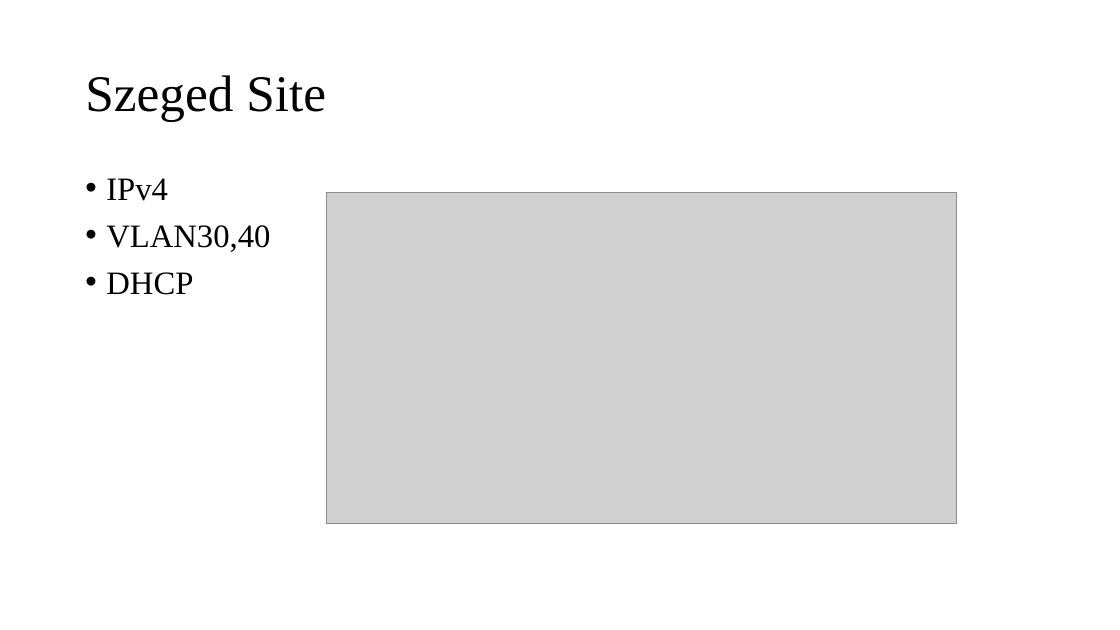
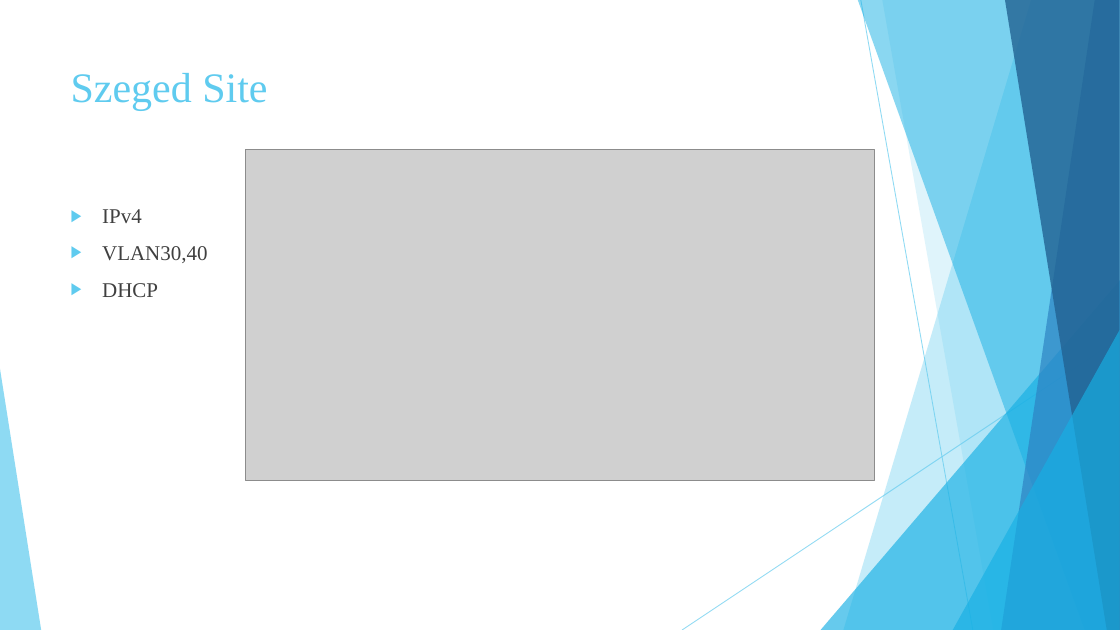
Before and after one commit to BalaWW/NetWorks, a slide deck: slide 6 of NetWorks Presentation.pptx. Drawn at 1120x630 pixels with LibreOffice and Linux fonts; fonts in the diff are those of the drawing; grey boxes stand for pictures. Boxes give left, top, right and bottom in pixels: in the first picture for what was removed or moved away, otherwise in the second. Text is boxed around its words. In the diff, an @@ line names an element or a change of style, - is before the commit and + after.

```diff
--- a/NetWorks Presentation.pptx
+++ b/NetWorks Presentation.pptx
@@ title "Szeged Site" moved from (x1=85, y1=75, x2=326, y2=121) to (x1=71, y1=73, x2=267, y2=110) @@
@@ title "Szeged Site" at (x1=71, y1=73, x2=267, y2=110): size 44 to 36 pt, text colour #000000 to #5FCBEF; line spacing 0.9 to 1; vertical alignment middle to top @@
@@ picture moved from (x1=327, y1=192, x2=956, y2=523) to (x1=245, y1=150, x2=875, y2=481) @@
@@ text "IPv4" moved from (x1=106, y1=178, x2=270, y2=295) to (x1=102, y1=209, x2=207, y2=297) @@
@@ text "IPv4" at (x1=102, y1=209, x2=207, y2=297): size 28 to 18 pt, text colour #000000 to #404040; bullet • to ▶; line spacing 0.9 to 1 @@
@@ group added at (x1=0, y1=0, x2=1120, y2=630): 5 freeform shapes, 3 triangles, 2 lines @@
```
Also in this commit, not shown: 12 other slides changed, 2 other files.
